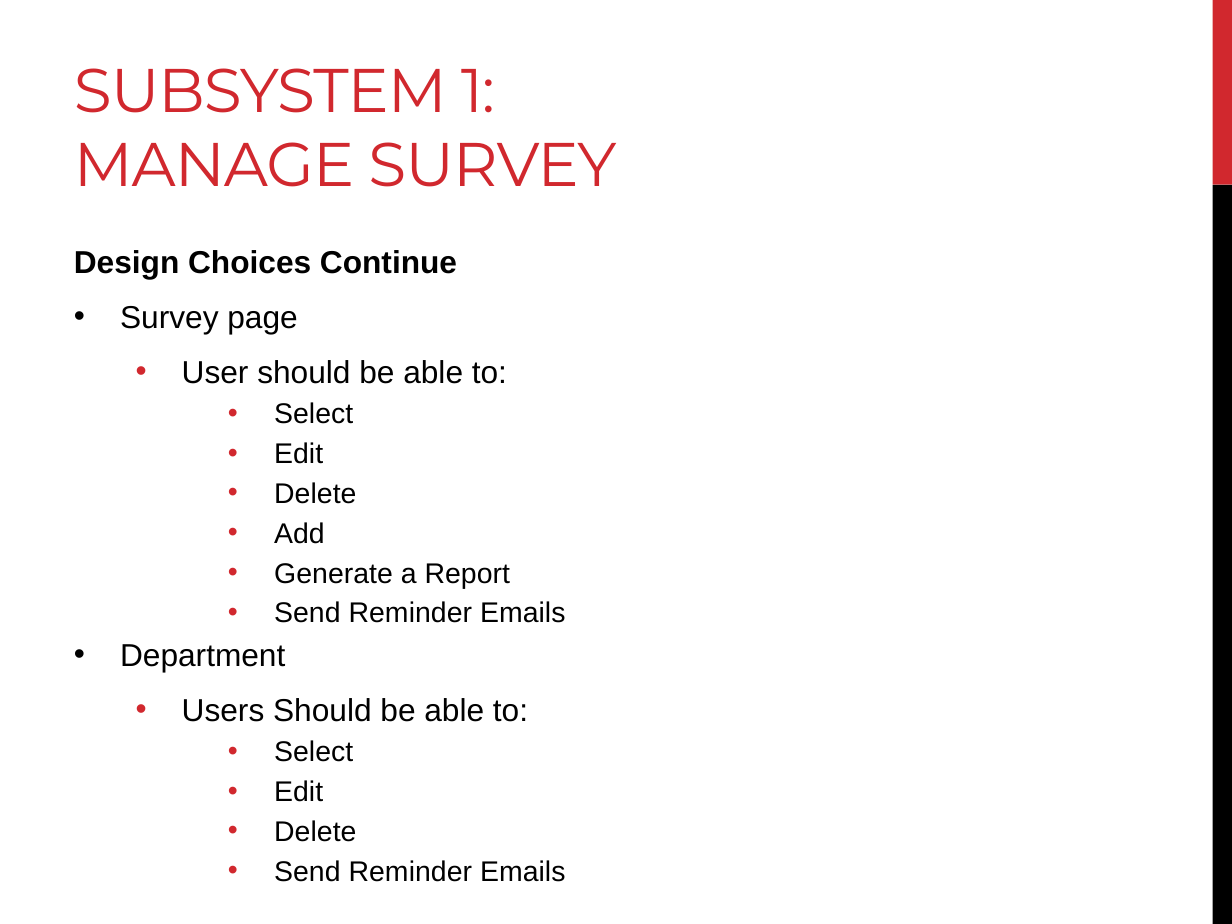
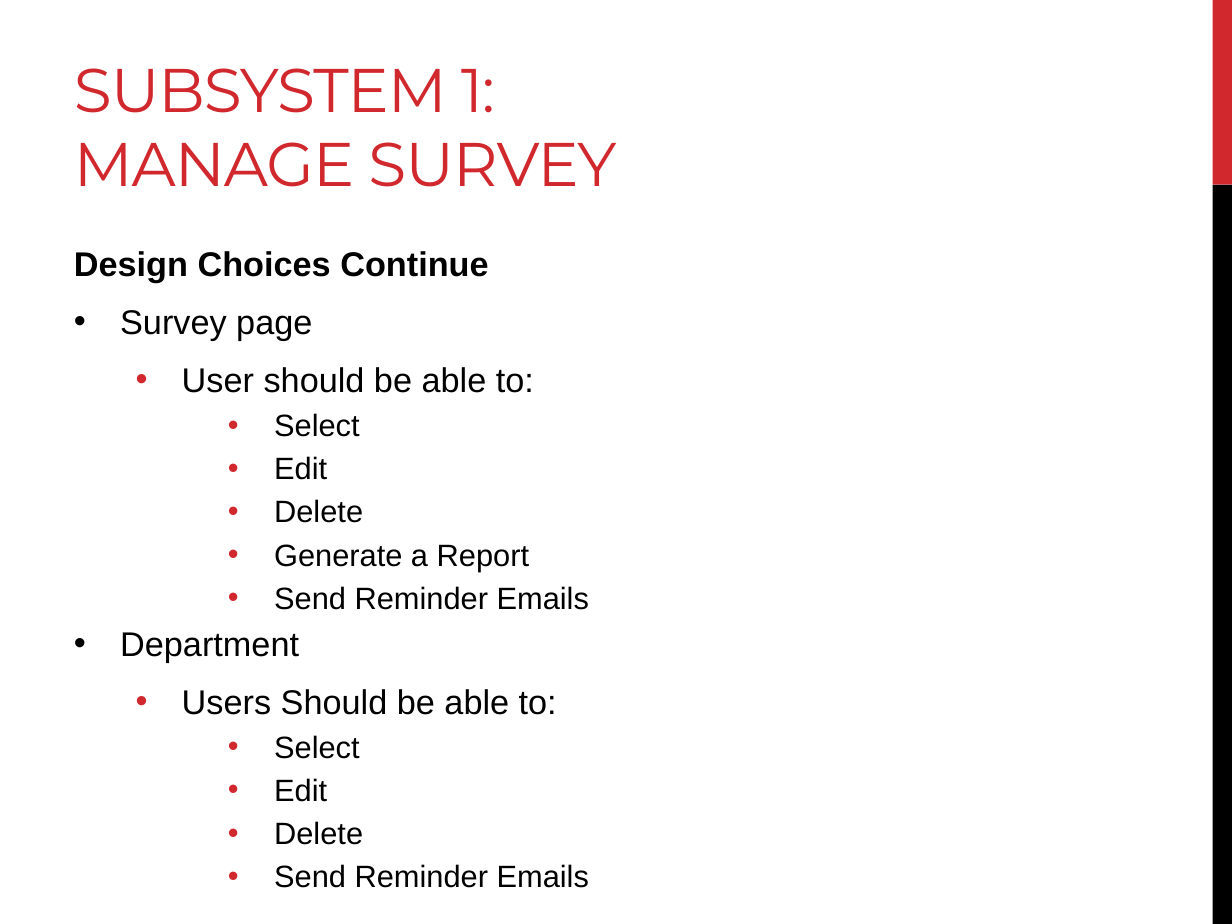
Before and after one commit to AndreasSchwagerl/RR-Survey-System, a slide deck: slide 7 of Presentation/Survey System - Progress Presentation 4.pptx. Drawn at 1232x924 pixels with LibreOffice and Linux fonts; fonts in the diff are those of the drawing. Boxes give left, top, right and bottom in pixels: in the first picture for what was removed or moved away, otherwise in the second. Text is boxed around its words. In the diff, an @@ line names an element or a change of style, - is before the commit and + after.

```diff
--- a/Presentation/Survey System - Progress Presentation 4.pptx
+++ b/Presentation/Survey System - Progress Presentation 4.pptx
@@ text "Design Choices Continue" at (x1=74, y1=251, x2=589, y2=888): size 18.5 to 20 pt in "Design Choices Continue", "Survey page", "User should be able to:", "Department" and 1 more places; size 16.6 to 18 pt in "Select", "Edit", "Delete", "Generate a Report" and 5 more places @@
@@ text at (x1=274, y1=522, x2=325, y2=544): paragraph removed @@
-    • Add
```
Also in this commit, not shown: 1 other slide changed.
